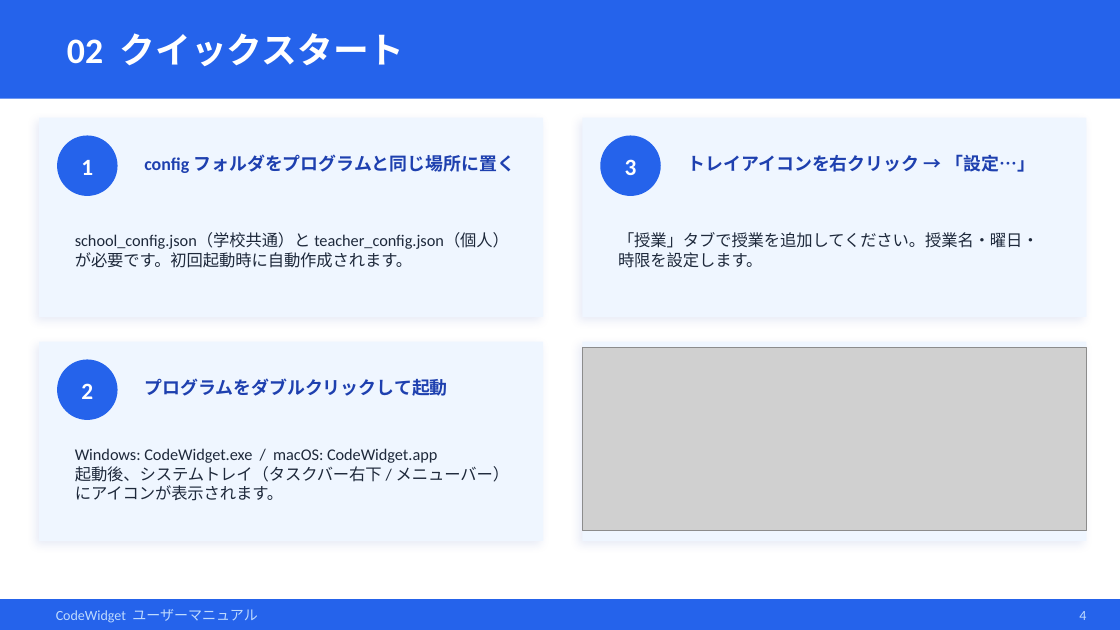
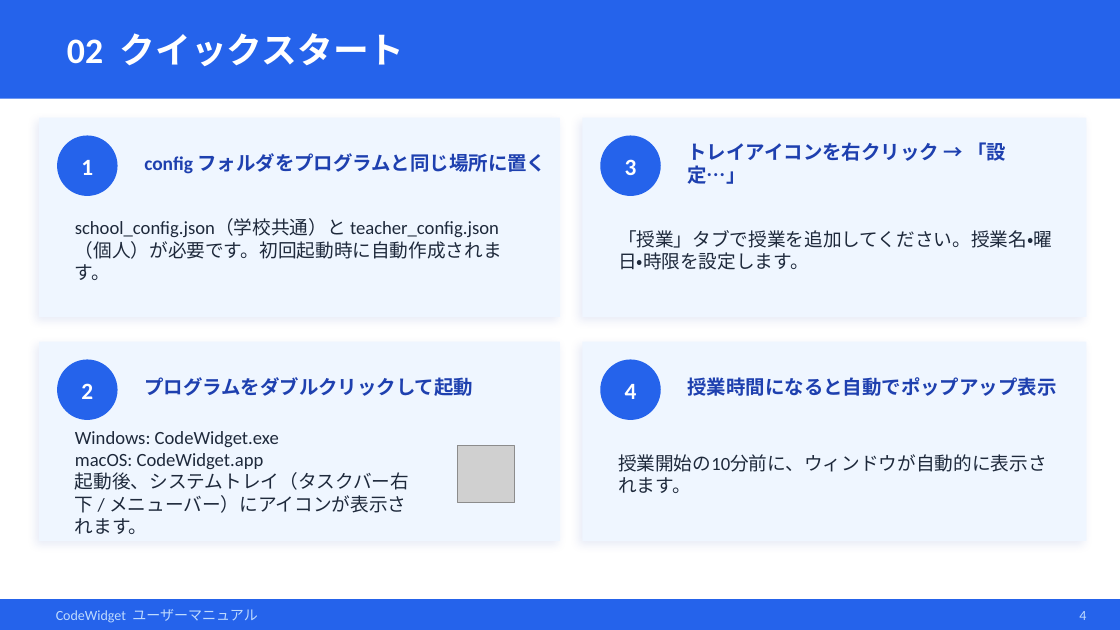
Before and after one commit to sxwins/code-widget, a slide deck: slide 4 of docs/user_manual/CodeWidget_ユーザーマニュアル_JP.pptx. Drawn at 1120x630 pixels with LibreOffice and Linux fonts; fonts in the diff are those of the drawing; grey boxes stand for pictures. Boxes give left, top, right and bottom in pixels: in the first picture for what was removed or moved away, otherwise in the second. Text is boxed around its words. In the diff, an @@ line names an element or a change of style, - is before the commit and + after.

```diff
--- a/docs/user_manual/CodeWidget_ユーザーマニュアル_JP.pptx
+++ b/docs/user_manual/CodeWidget_ユーザーマニュアル_JP.pptx
@@ rectangle: place and size @@
-rectangle at [39,118,543,317]
+rectangle at [39,118,560,317]
@@ size 11.5 to 12.5 pt in 3 elements at [144,377,473,396], [688,142,1006,184], [144,153,546,174] @@
@@ text "school_config.json（学校共通）と teacher_config.json（個人）が必要です。初回起動時 ..." at [75,219,502,280]: size 10.5 to 12 pt @@
@@ text "「授業」タブで授業を追加してください。授業名・曜日・時限を設定します。" at [618,230,1052,270]: size 10.5 to 12 pt @@
@@ rectangle: place and size @@
-rectangle at [39,342,543,541]
+rectangle at [39,342,560,541]
@@ picture removed at [582,347,1086,531] @@
@@ ellipse added at [600,360,661,420], fill #2563EB @@
@@ text added at [625,384,637,399], 15 pt, text #FFFFFF, bold @@
+4
@@ text added at [688,377,1057,396], 12.5 pt, text #1E40AF, bold @@
+授業時間になると自動でポップアップ表示
@@ text at [75,431,279,469]: text changed; size 10.5 to 12 pt @@
-Windows: CodeWidget.exe / macOS: CodeWidget.app
+Windows: CodeWidget.exe
+macOS: CodeWidget.app
@@ picture added at [457,446,514,503] @@
@@ text at [75,472,409,534]: size 10.5 to 12 pt in "起動後、システムトレイ（タスクバー右下 / メニューバー）にアイコンが表示されます。" @@
@@ text added at [618,454,1047,493], 12 pt, text #1E293B @@
+授業開始の10分前に、ウィンドウが自動的に表示されます。
```
Also in this commit, not shown: 7 other slides changed, 7 other files.
